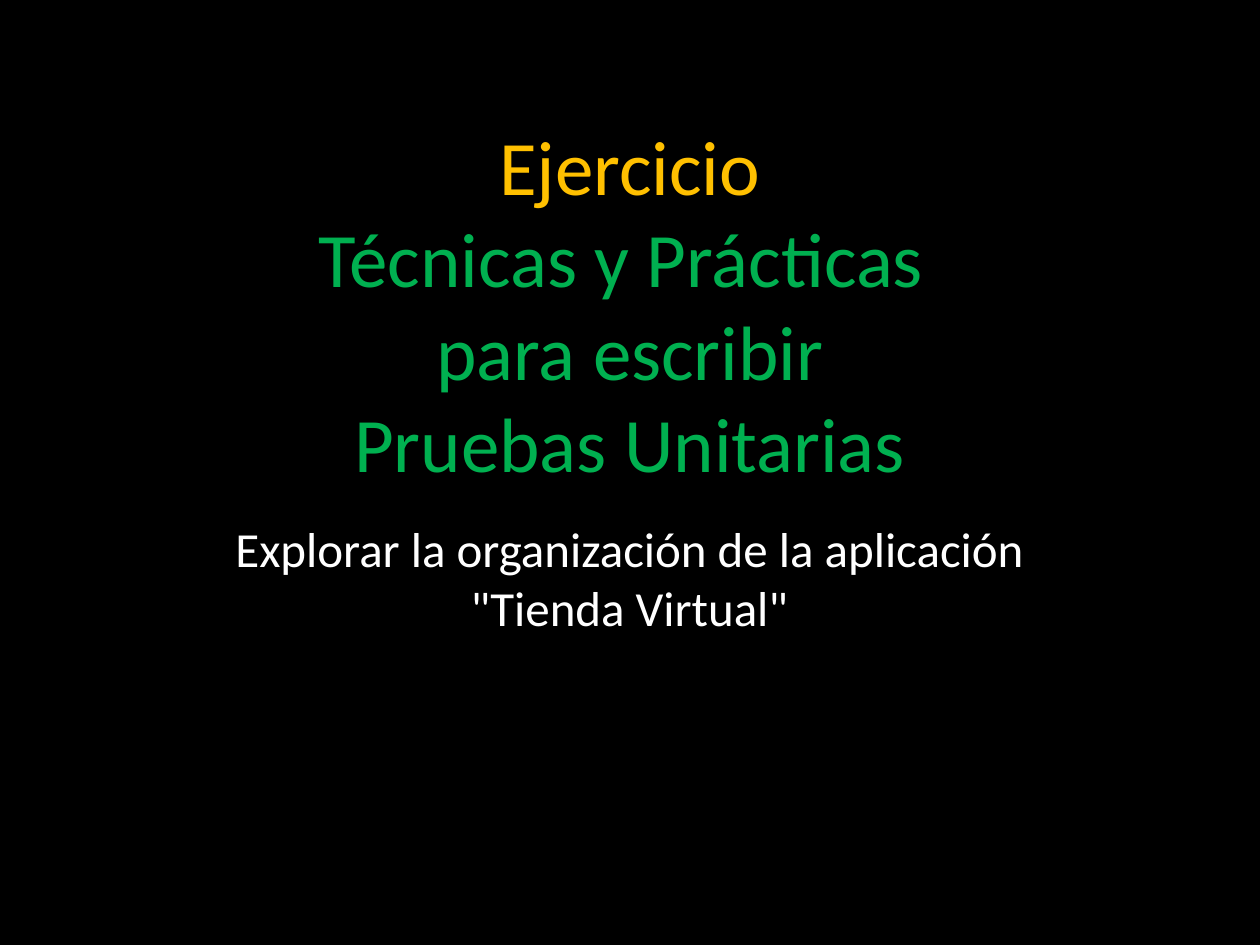
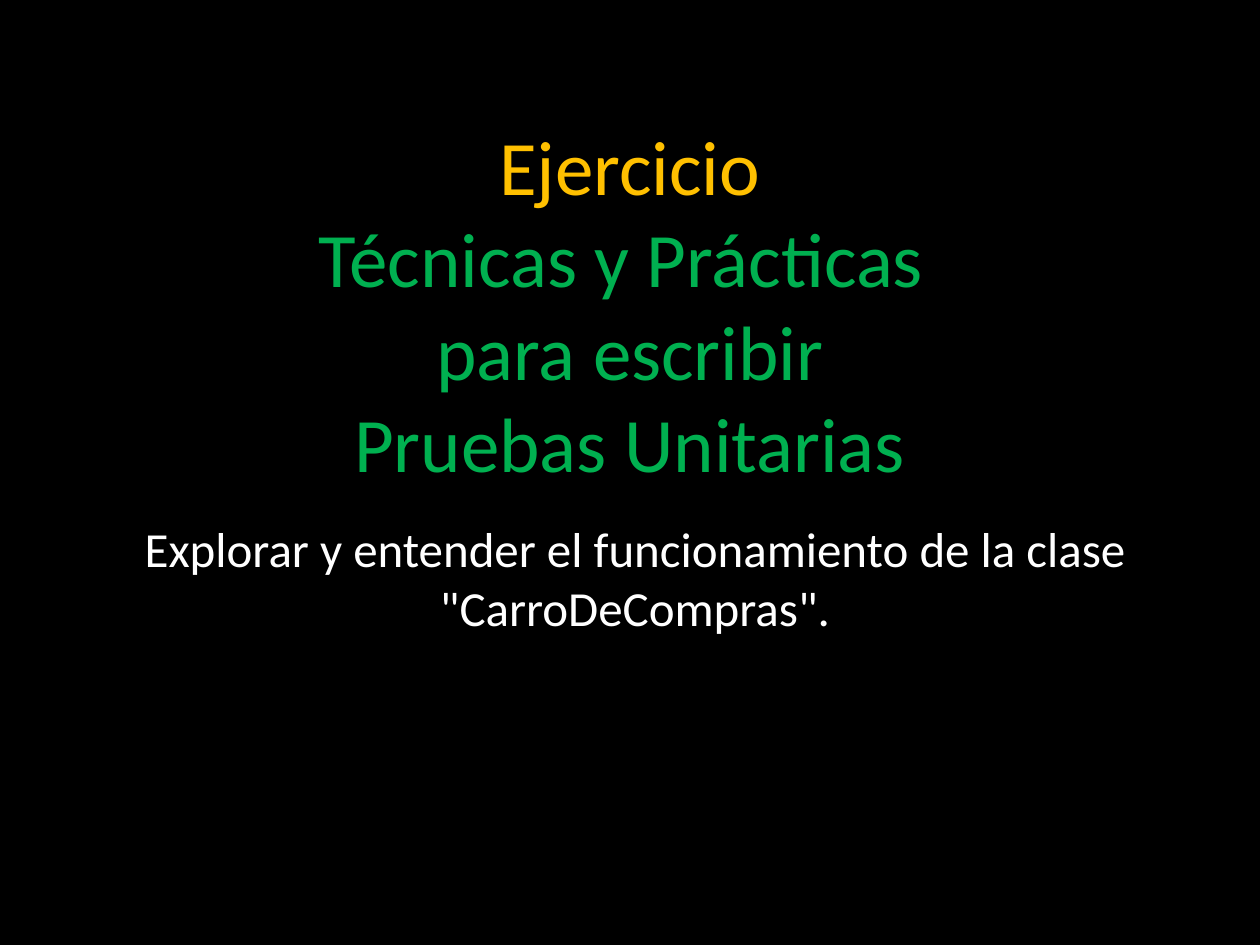
Before and after one commit to angelnunezsalazar/Test-Automation-Java, a slide deck: slide 32 of Diapositivas/1. Unit Testing.pptx (slide 30 before the commit). Drawn at 1260x945 pixels with LibreOffice and Linux fonts; fonts in the diff are those of the drawing; background and template pictures are left out. Boxes give left, top, right and bottom in pixels: in the first picture for what was removed or moved away, otherwise in the second. Text is boxed around its words. In the diff, an @@ line names an element or a change of style, - is before the commit and + after.

Commit message:
Ejercicio Data Source Testing

```diff
--- a/Diapositivas/1. Unit Testing.pptx
+++ b/Diapositivas/1. Unit Testing.pptx
@@ text at box(145, 533, 1125, 634): text changed @@
-Explorar la organización de la aplicación
-"Tienda Virtual"
+Explorar y entender el funcionamiento de la clase "CarroDeCompras".
```
Also in this commit, not shown: 10 other slides changed, 4 slides added, 3 slides removed, 13 other files.
